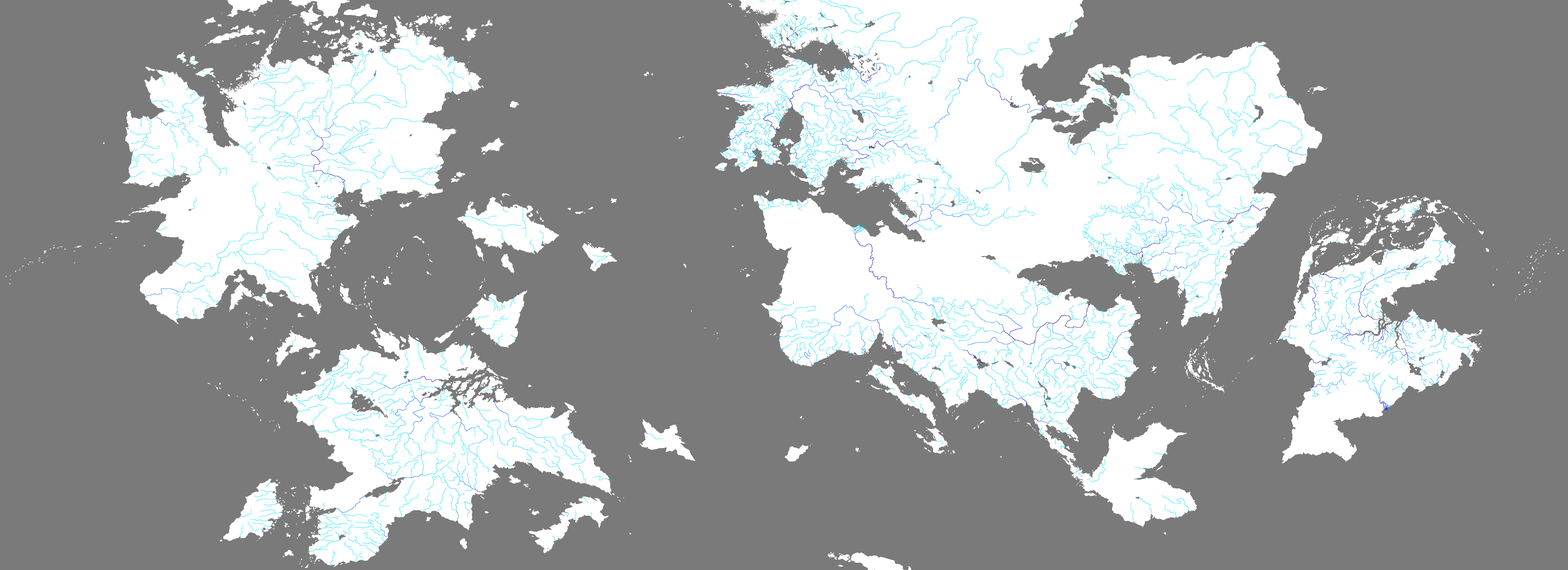
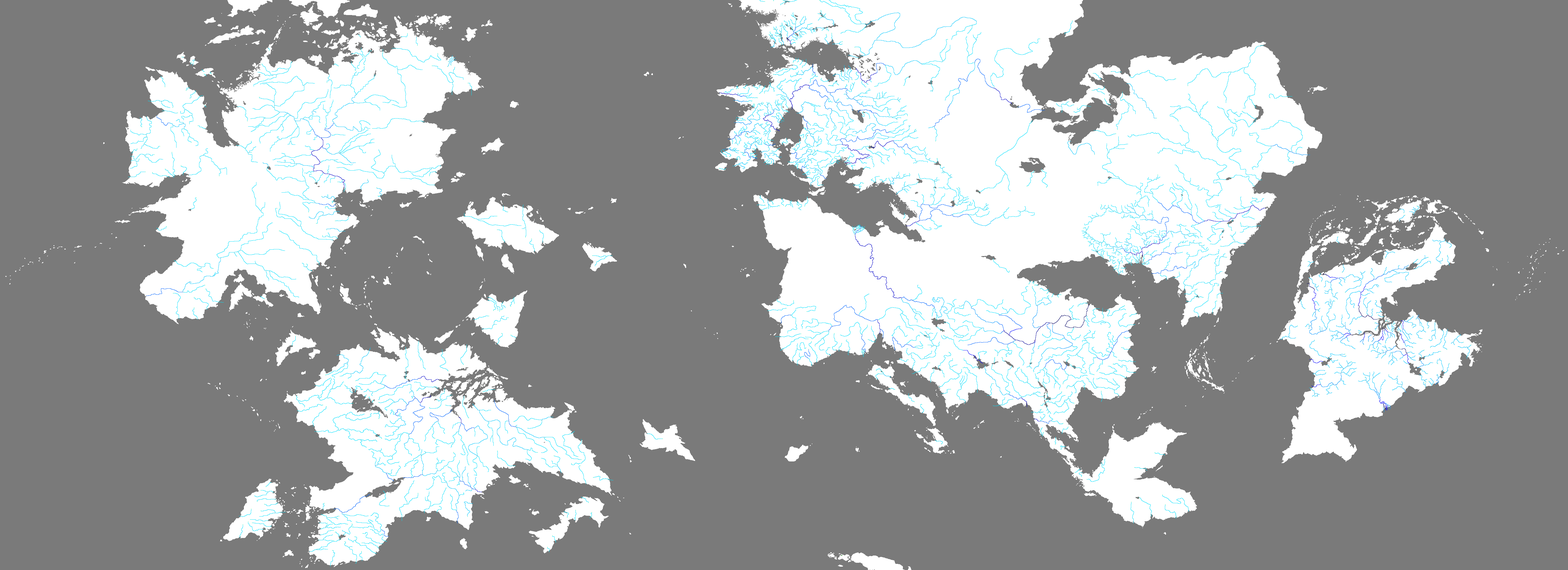
Before/after of a 1568x570 layered artwork. What changed in the layer stack:
painted on "VIC UPDATE" over (x1=775, y1=60, x2=911, y2=195)
